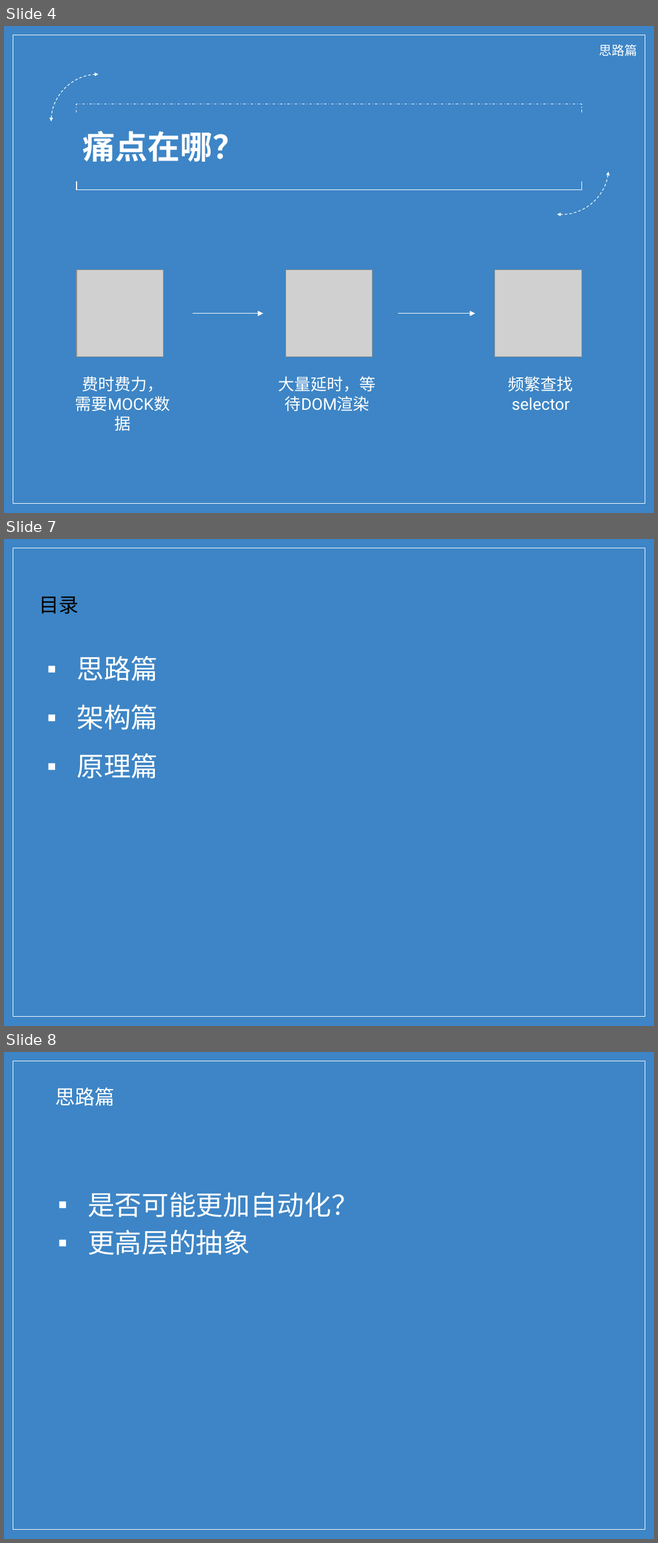
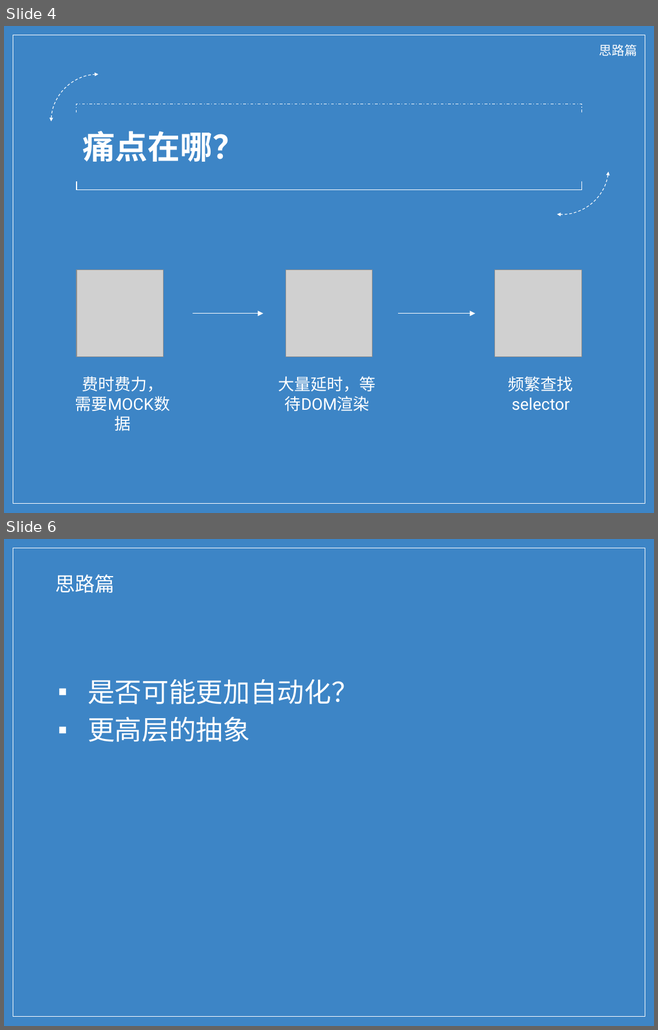
Before and after one commit to wu0792/ats_client, a slide deck: ext/share.pptx. Shown one above the other, each under a label of ours: slides 4, 7 and 8 before the commit, slides 4 and 6 after it; the slides between them are not shown. The pictures are 658x1543 and 658x1030 pixels, drawn with LibreOffice and Linux fonts; fonts in the diff are those of the drawing; grey boxes stand for pictures; background and template pictures are left out. Boxes give left, top, right and bottom in pixels: in the first picture for what was removed or moved away, otherwise in the second. Text is boxed around its words. In the diff, an @@ line names an element or a change of style, - is before the commit and + after.

```diff
--- a/ext/share.pptx
+++ b/ext/share.pptx
@@ slide 7 removed at (4,539,654,1026), background picture (left out); not listed: 1 template element that a slide beside it also shows @@
@@ title removed at (39,596,79,614) @@
-目录
@@ text removed at (77,656,158,779) @@
-▪ 思路篇
-▪ 架构篇
-▪ 原理篇
@@ what was slide 8 is now slide 6 @@
```
Also in this commit, not shown: 6 slides changed, 1 other slide removed, 19 other files.
